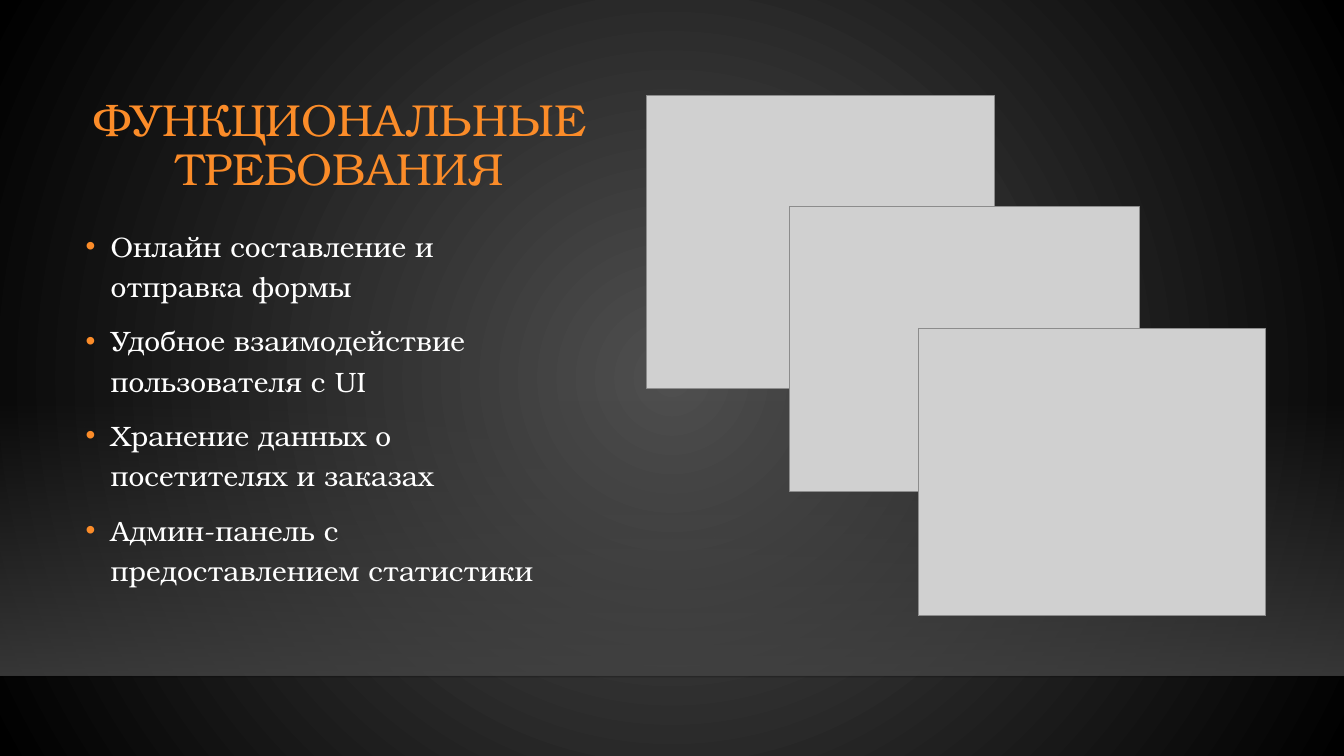
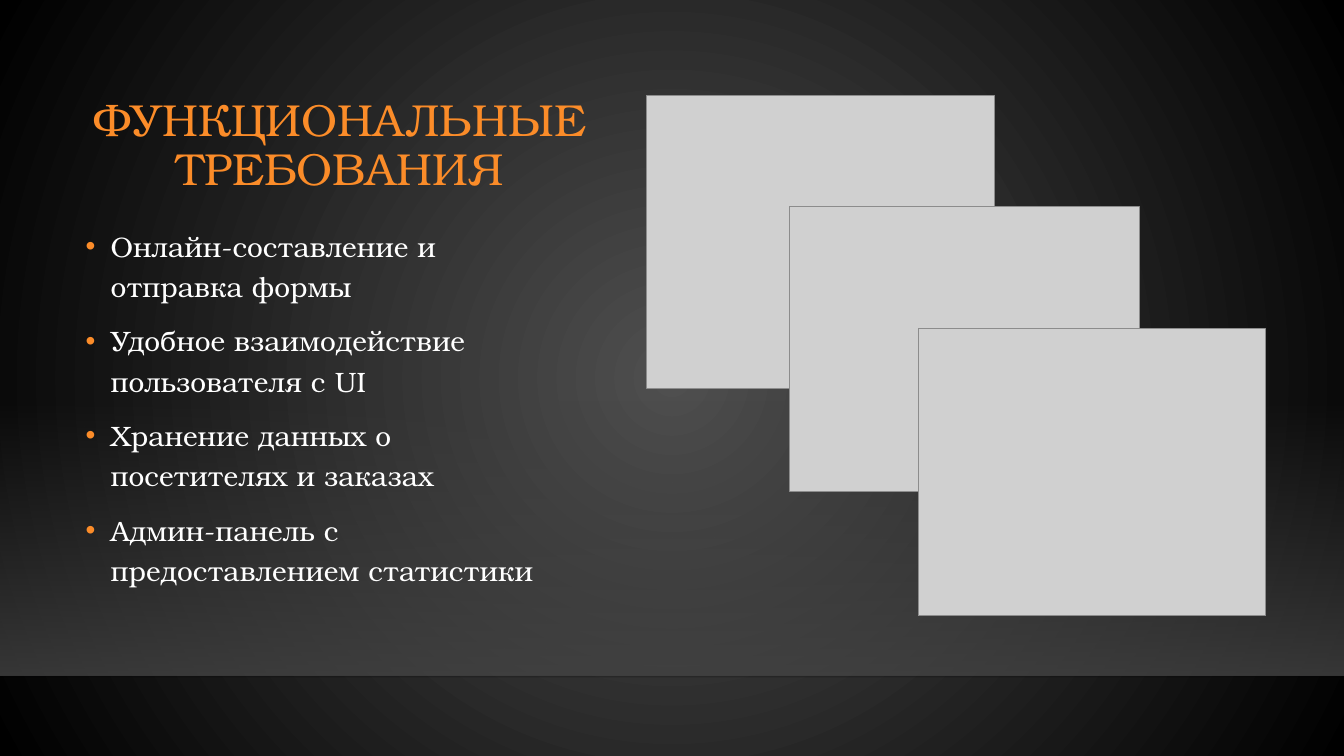
Before and after one commit to gunger28/diploma, a slide deck: slide 6 of Гунгер Диплом презентация.pptx. Drawn at 1344x756 pixels with LibreOffice and Linux fonts; fonts in the diff are those of the drawing; grey boxes stand for pictures; background and template pictures are left out. Boxes give left, top, right and bottom in pixels: in the first picture for what was removed or moved away, otherwise in the second. Text is boxed around its words. In the diff, an @@ line names an element or a change of style, - is before the commit and + after.

```diff
--- a/Гунгер Диплом презентация.pptx
+++ b/Гунгер Диплом презентация.pptx
@@ text at (111,237,435,304): text changed @@
-• Онлайн составление и отправка формы
+• Онлайн-составление и отправка формы
```
Also in this commit, not shown: 8 other slides changed, 2 slides added, 3 other files.
